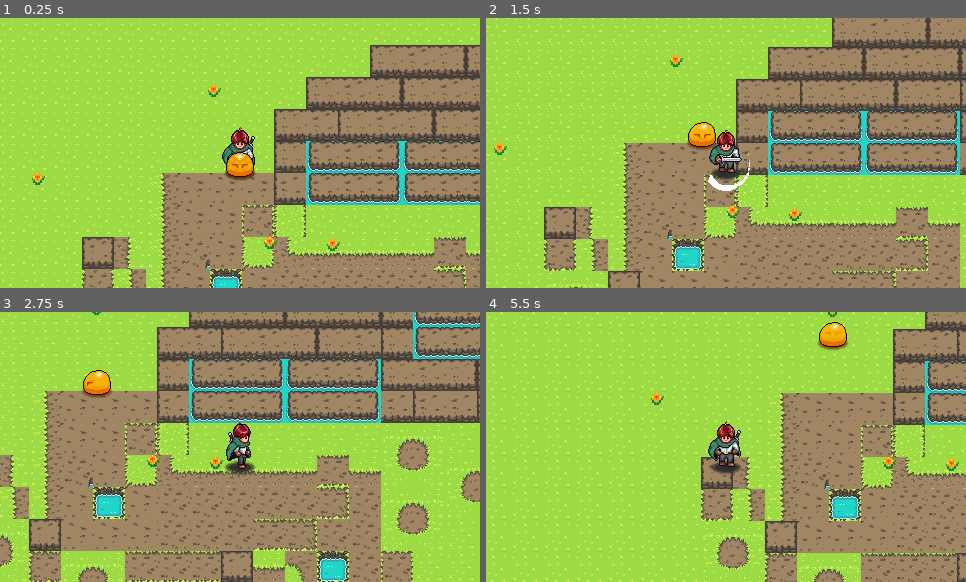
Above: before the commit, frames 1-4 (two rows, left to right).
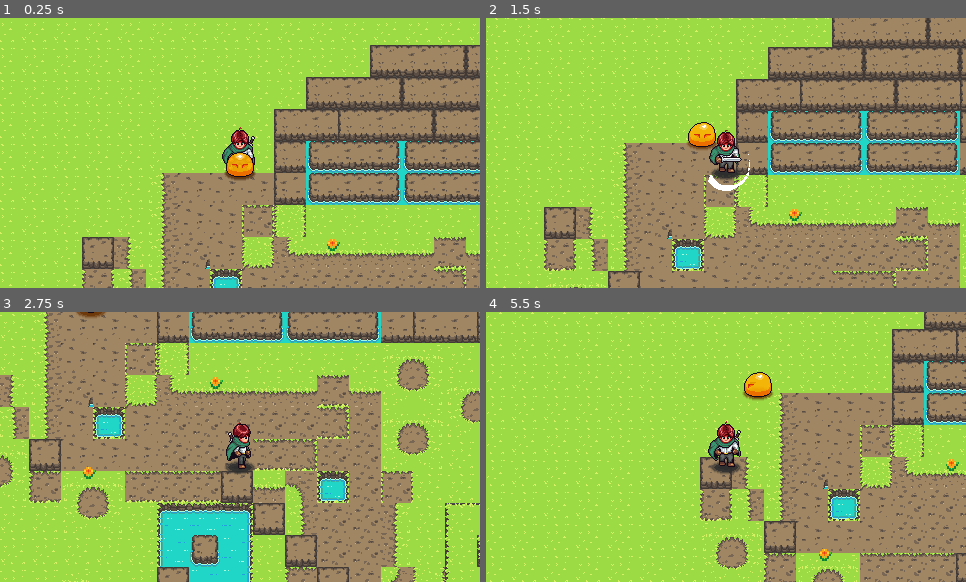
Above: after the commit, the same moments.

Repository: PDucMinh/Assignment_Game_Dev
Game: Godot game, scene res://playground.tscn
Same seed, same stepped clock (60 frames per second), same inputs: the game is played once before the commit and once after it.
Inputs:
- Up to frame 1 (0.25 s): no input
- Up to frame 2 (1.5 s): hold Right (right) 0.53-1.28 s; hold X (attack) 0.53-1.28 s; tap Enter at 1.25 s; hold Down (down) from 1.28 s (still down); tap X (attack) at 1.35 s
- Up to frame 3 (2.75 s): release Down (down) at 2.03 s; hold Right (right) from 2.03 s (still down); hold X (attack) from 2.03 s (still down)
- Up to frame 4 (5.5 s): release Right (right) at 2.78 s; release X (attack) at 2.78 s; hold Up (up) 2.78-3.53 s; tap X (attack) at 2.85, 4.35 s; hold X (attack) 3.53-4.28 s; hold Left (left) 3.53-5.03 s; hold Down (down) from 5.03 s (still down); hold X (attack) from 5.03 s (still down)

The runs differ from the first frame. In frame 1, 0.2% of the frame differs, in the area x 6-58%, y 24-86%; in frame 2, 0.2%; in frame 3, 67%, in the area x 0-100%, y 0-100%; in frame 4, 11%.

Commit message:
fix: PascalCase to snake_case

Diff:
--- a/00_Globals/GlobalLevelManager.gd
+++ b/00_Globals/GlobalLevelManager.gd
@@ -1,7 +1,7 @@
 extends Node
 
 var current_tilemap_bounds : Array[Vector2]
-signal TileMapBoundsChanged(bounds : Array[Vector2])
+signal tilemap_bounds_changed(bounds : Array[Vector2])
 # Called when the node enters the scene tree for the first time.
 func _ready():
 	pass # Replace with function body.
@@ -10,6 +10,6 @@
 func _process(_delta):
 	pass
 
-func ChangeTilemapBounds(bounds : Array[Vector2]) -> void:
+func change_tilemap_bounds(bounds : Array[Vector2]) -> void:
 	current_tilemap_bounds = bounds
-	TileMapBoundsChanged.emit(bounds)
+	tilemap_bounds_changed.emit(bounds)
--- a/Enemies/Scripts/States/enemy_state.gd
+++ b/Enemies/Scripts/States/enemy_state.gd
@@ -6,21 +6,21 @@
 func _ready():
 	pass # Replace with function body.
 
-func Init() -> void:
+func init() -> void:
 	pass
 
 ## What happens when the player enters this State?
-func Enter() -> void:
+func enter() -> void:
 	pass
 
 ## What happens when the player enters this State?
-func Exit() -> void:
+func exit() -> void:
 	pass
 
 ## What happens during the _process update in this State?
-func Process(_delta : float) -> EnemyState:
+func process(_delta : float) -> EnemyState:
 	return null
 
 ## What happens during the _physics_process update in this State?
-func Physics(_delta : float) -> EnemyState:
+func physics(_delta : float) -> EnemyState:
 	return null
--- a/Enemies/Scripts/States/enemy_state_destroy.gd
+++ b/Enemies/Scripts/States/enemy_state_destroy.gd
@@ -12,38 +12,38 @@
 func _ready():
 	pass # Replace with function body.
 
-func Init() -> void:
-	enemy.enemy_destroyed.connect(OnEnemyDestroyed)
+func init() -> void:
+	enemy.enemy_destroyed.connect(on_enemy_destroyed)
 	pass
 
 ## What happens when the player enters this State?
-func Enter() -> void:
+func enter() -> void:
 	enemy.invulnerable = true
 	#var rand = randi_range(0, 3)
 	_direction = enemy.global_position.direction_to(_damage_position)
-	enemy.SetDirection(_direction)
+	enemy.set_direction(_direction)
 	enemy.velocity = _direction * -knockback_speed
-	enemy.UpdateAnimation(animation_name)
-	enemy.animation_player.animation_finished.connect(OnAnimationFinished)
+	enemy.update_animation(animation_name)
+	enemy.animation_player.animation_finished.connect(on_animation_finished)
 	pass
 
 ## What happens when the player enters this State?
-func Exit() -> void:
+func exit() -> void:
 	pass
 
 ## What happens during the _process update in this State?
-func Process(_delta : float) -> EnemyState:
+func process(_delta : float) -> EnemyState:
 	enemy.velocity -= enemy.velocity * decelerate_speed * _delta
 	return null
 
 ## What happens during the _physics_process update in this State?
-func Physics(_delta : float) -> EnemyState:
+func physics(_delta : float) -> EnemyState:
 	return null
 
-func OnEnemyDestroyed(hurt_box : HurtBox) -> void:
+func on_enemy_destroyed(hurt_box : HurtBox) -> void:
 	_damage_position = hurt_box.global_position
-	state_machine.ChangeState(self)
+	state_machine.change_state(self)
 
-func OnAnimationFinished(_a : String) -> void:
+func on_animation_finished(_a : String) -> void:
 	#_animation_finished = true
 	enemy.queue_free()
--- a/Enemies/Scripts/States/enemy_state_idle.gd
+++ b/Enemies/Scripts/States/enemy_state_idle.gd
@@ -11,27 +11,27 @@
 func _ready():
 	pass # Replace with function body.
 
-func Init() -> void:
+func init() -> void:
 	pass
 
 ## What happens when the player enters this State?
-func Enter() -> void:
+func enter() -> void:
 	enemy.velocity = Vector2.ZERO
 	_timer = randf_range(state_duration_min, state_duration_max)
-	enemy.UpdateAnimation(animation_name)
+	enemy.update_animation(animation_name)
 	pass
 
 ## What happens when the player enters this State?
-func Exit() -> void:
+func exit() -> void:
 	pass
 
 ## What happens during the _process update in this State?
-func Process(_delta : float) -> EnemyState:
+func process(_delta : float) -> EnemyState:
 	_timer -= _delta
 	if (_timer <= 0):
 		return next_state
 	return null
 
 ## What happens during the _physics_process update in this State?
-func Physics(_delta : float) -> EnemyState:
+func physics(_delta : float) -> EnemyState:
 	return null
--- a/Enemies/Scripts/States/enemy_state_stun.gd
+++ b/Enemies/Scripts/States/enemy_state_stun.gd
@@ -14,42 +14,42 @@
 func _ready():
 	pass # Replace with function body.
 
-func Init() -> void:
-	enemy.enemy_damaged.connect(OnEnemyDamaged)
+func init() -> void:
+	enemy.enemy_damaged.connect(on_enemy_damaged)
 	pass
 
 ## What happens when the player enters this State?
-func Enter() -> void:
+func enter() -> void:
 	enemy.invulnerable = true
 	_animation_finished = false
 	#var rand = randi_range(0, 3)
 	_direction = enemy.global_position.direction_to(_damage_position)
-	enemy.SetDirection(_direction)
+	enemy.set_direction(_direction)
 	enemy.velocity = _direction * -knockback_speed
-	enemy.UpdateAnimation(animation_name)
-	enemy.animation_player.animation_finished.connect(OnAnimationFinished)
+	enemy.update_animation(animation_name)
+	enemy.animation_player.animation_finished.connect(on_animation_finished)
 	pass
 
 ## What happens when the player enters this State?
-func Exit() -> void:
+func exit() -> void:
 	enemy.invulnerable = false
-	enemy.animation_player.animation_finished.disconnect(OnAnimationFinished)
+	enemy.animation_player.animation_finished.disconnect(on_animation_finished)
 	pass
 
 ## What happens during the _process update in this State?
-func Process(_delta : float) -> EnemyState:
+func process(_delta : float) -> EnemyState:
 	if _animation_finished == true:
 		return next_state
 	enemy.velocity -= enemy.velocity * decelerate_speed * _delta
 	return null
 
 ## What happens during the _physics_process update in this State?
-func Physics(_delta : float) -> EnemyState:
+func physics(_delta : float) -> EnemyState:
 	return null
 
-func OnEnemyDamaged(hurt_box: HurtBox) -> void:
+func on_enemy_damaged(hurt_box: HurtBox) -> void:
 	_damage_position = hurt_box.global_position
-	state_machine.ChangeState(self)
+	state_machine.change_state(self)
 
-func OnAnimationFinished(_a : String) -> void:
+func on_animation_finished(_a : String) -> void:
 	_animation_finished = true
--- a/Enemies/Scripts/States/enemy_state_wander.gd
+++ b/Enemies/Scripts/States/enemy_state_wander.gd
@@ -15,30 +15,30 @@
 func _ready():
 	pass # Replace with function body.
 
-func Init() -> void:
+func init() -> void:
 	pass
 
 ## What happens when the player enters this State?
-func Enter() -> void:
+func enter() -> void:
 	_timer = randi_range(state_cycles_min, state_cycles_max) * state_animation_duration
 	var rand = randi_range(0, 3)
 	_direction = enemy.DIR_4[rand]
 	enemy.velocity = _direction * wander_speed
-	enemy.SetDirection(_direction)
-	enemy.UpdateAnimation(animation_name)
+	enemy.set_direction(_direction)
+	enemy.update_animation(animation_name)
 	pass
 
 ## What happens when the player enters this State?
-func Exit() -> void:
+func exit() -> void:
 	pass
 
 ## What happens during the _process update in this State?
-func Process(_delta : float) -> EnemyState:
+func process(_delta : float) -> EnemyState:
 	_timer -= _delta
 	if _timer < 0:
 		return next_state
 	return null
 
 ## What happens during the _physics_process update in this State?
-func Physics(_delta : float) -> EnemyState:
+func physics(_delta : float) -> EnemyState:
 	return null
--- a/Enemies/Scripts/enemy.gd
+++ b/Enemies/Scripts/enemy.gd
@@ -19,9 +19,9 @@
 
 # Called when the node enters the scene tree for the first time.
 func _ready():
-	state_machine.Initialize(self)
+	state_machine.initialize(self)
 	player = PlayerManager.player
-	hit_box.Damaged.connect(take_damage)
+	hit_box.damaged.connect(take_damage)
 	pass # Replace with function body.
 
 # Called every frame. 'delta' is the elapsed time since the previous frame.
@@ -31,7 +31,7 @@
 func _physics_process(_delta):
 	move_and_slide()
 
-func SetDirection(_new_direction : Vector2) -> bool:
+func set_direction(_new_direction : Vector2) -> bool:
 	if (_new_direction == Vector2.ZERO):
 		return false
 	direction = _new_direction
@@ -44,11 +44,11 @@
 	sprite.scale.x = -1 if cardinal_direction == Vector2.LEFT else 1
 	return true
 
-func UpdateAnimation(state : String) -> void:
-	animation_player.play( state + "_" + AnimationDirection() )
+func update_animation(state : String) -> void:
+	animation_player.play( state + "_" + animation_direction() )
 	pass
 
-func AnimationDirection() -> String:
+func animation_direction() -> String:
 	if cardinal_direction == Vector2.DOWN:
 		return "down"
 	elif cardinal_direction == Vector2.UP:
--- a/Enemies/Scripts/enemy_state_machine.gd
+++ b/Enemies/Scripts/enemy_state_machine.gd
@@ -11,14 +11,14 @@
 
 # Called every frame. 'delta' is the elapsed time since the previous frame.
 func _process(delta):
-	ChangeState(current_state.Process( delta ))
+	change_state(current_state.process( delta ))
 	pass
 
 func _physics_process(delta):
-	ChangeState(current_state.Physics( delta ))
+	change_state(current_state.physics( delta ))
 	pass
 
-func Initialize( _enemy : Enemy) -> void:
+func initialize( _enemy : Enemy) -> void:
 	states = []
 	for c in get_children():
 		if c is EnemyState:
@@ -27,18 +27,18 @@
 	for s in states:
 		s.enemy = _enemy
 		s.state_machine = self
-		s.Init()
+		s.init()
 
 	if states.size() > 0:
-		ChangeState(states[0])
+		change_state(states[0])
 		process_mode = Node.PROCESS_MODE_INHERIT
 	pass
 
-func ChangeState(new_state : EnemyState) -> void:
+func change_state(new_state : EnemyState) -> void:
 	if (new_state == null || new_state == current_state):
 		return
 	if current_state:
-		current_state.Exit()
+		current_state.exit()
 	previous_state = current_state
 	current_state = new_state
-	current_state.Enter()
+	current_state.enter()
--- a/Enemies/Slime/slime.tscn
+++ b/Enemies/Slime/slime.tscn
@@ -3,9 +3,9 @@
 [ext_resource type="Script" path="res://Enemies/Scripts/enemy.gd" id="1_b2j16"]
 [ext_resource type="Texture2D" uid="uid://5x83hu1py3v8" path="res://Player/Sprites/Shadow.png" id="1_v0prw"]
 [ext_resource type="Texture2D" uid="uid://pkuttm2iwx8x" path="res://Enemies/Slime/Slime.png" id="2_jahhr"]
-[ext_resource type="AudioStream" uid="uid://c1ood3mx2haic" path="res://Enemies/Slime/hit_01.wav" id="4_4t2s5"]
+[ext_resource type="AudioStream" uid="uid://c1ood3mx2haic" path="res://Enemies/Slime/Audio/hit_01.wav" id="4_4t2s5"]
 [ext_resource type="Script" path="res://Enemies/Scripts/enemy_state_machine.gd" id="4_ogxmw"]
-[ext_resource type="AudioStream" uid="uid://be6s1rtb5qk5d" path="res://Enemies/Slime/hit_00.wav" id="5_6af6g"]
+[ext_resource type="AudioStream" uid="uid://be6s1rtb5qk5d" path="res://Enemies/Slime/Audio/hit_00.wav" id="5_6af6g"]
 [ext_resource type="Script" path="res://Enemies/Scripts/States/enemy_state_idle.gd" id="5_hp1k3"]
 [ext_resource type="Script" path="res://Enemies/Scripts/States/enemy_state_wander.gd" id="6_lnxv6"]
 [ext_resource type="Script" path="res://Enemies/Scripts/States/enemy_state_stun.gd" id="9_83ado"]
--- a/GeneralNodes/HitBox/hit_box.gd
+++ b/GeneralNodes/HitBox/hit_box.gd
@@ -1,6 +1,6 @@
 class_name HitBox extends Area2D
 
-signal Damaged(hurt_box : HurtBox)
+signal damaged(hurt_box : HurtBox)
 # Called when the node enters the scene tree for the first time.
 func _ready():
 	pass # Replace with function body.
@@ -11,4 +11,4 @@
 	pass
 
 func take_damage( hurt_box : HurtBox) -> void:
-	Damaged.emit(hurt_box)
+	damaged.emit(hurt_box)
--- a/Player/Scripts/player.gd
+++ b/Player/Scripts/player.gd
@@ -13,7 +13,7 @@
 # Called when the node enters the scene tree for the first time.
 func _ready():
 	PlayerManager.player = self
-	state_machine.Initialize(self)
+	state_machine.initialize(self)
 	pass # Replace with function body.
 
 # Called every frame. 'delta' is the elapsed time since the previous frame.
@@ -30,7 +30,7 @@
 func _physics_process(_delta):
 	move_and_slide()
 
-func SetDirection() -> bool:
+func set_direction() -> bool:
 	if (direction == Vector2.ZERO):
 		return false
 
@@ -44,11 +44,11 @@
 	sprite.scale.x = -1 if cardinal_direction == Vector2.LEFT else 1
 	return true
 
-func UpdateAnimation(state : String) -> void:
-	animation_player.play( state + "_" + AnimationDirection() )
+func update_animation(state : String) -> void:
+	animation_player.play( state + "_" + animation_direction() )
 	pass
 
-func AnimationDirection() -> String:
+func animation_direction() -> String:
 	if cardinal_direction == Vector2.DOWN:
 		return "down"
 	elif cardinal_direction == Vector2.UP:
--- a/Player/Scripts/player_camera.gd
+++ b/Player/Scripts/player_camera.gd
@@ -3,8 +3,8 @@
 
 # Called when the node enters the scene tree for the first time.
 func _ready():
-	LevelManager.TileMapBoundsChanged.connect(UpdateLimits)
-	UpdateLimits(LevelManager.current_tilemap_bounds)
+	LevelManager.tilemap_bounds_changed.connect(update_limits)
+	update_limits(LevelManager.current_tilemap_bounds)
 	pass # Replace with function body.
 
 
@@ -12,7 +12,7 @@
 func _process(_delta):
 	pass
 
-func UpdateLimits(bounds : Array[Vector2]) -> void:
+func update_limits(bounds : Array[Vector2]) -> void:
 	if bounds == []:
 		return
 	limit_left = int(bounds[0].x)
--- a/Player/Scripts/player_interactions_host.gd
+++ b/Player/Scripts/player_interactions_host.gd
@@ -3,14 +3,14 @@
 
 # Called when the node enters the scene tree for the first time.
 func _ready():
-	player.DirectionChanged.connect(UpdateDirection)
+	player.DirectionChanged.connect(update_direction)
 	pass # Replace with function body.
 
 # Called every frame. 'delta' is the elapsed time since the previous frame.
 func _process(_delta):
 	pass
 
-func UpdateDirection(new_direction : Vector2) -> void:
+func update_direction(new_direction : Vector2) -> void:
 	match new_direction:
 		Vector2.DOWN:
 			rotation_degrees = 0
--- a/Player/Scripts/player_state_machine.gd
+++ b/Player/Scripts/player_state_machine.gd
@@ -11,18 +11,18 @@
 
 # Called every frame. 'delta' is the elapsed time since the previous frame.
 func _process(delta):
-	ChangeState(current_state.Process( delta ))
+	change_state(current_state.process( delta ))
 	pass
 
 func _physics_process(delta):
-	ChangeState(current_state.Physics( delta ))
+	change_state(current_state.physics( delta ))
 	pass
 
 func _unhandled_input(event):
-	ChangeState(current_state.HandleInput( event ))
+	change_state(current_state.handle_input( event ))
 	pass
 
-func Initialize( _player : Player) -> void:
+func initialize( _player : Player) -> void:
 	states = []
 	for c in get_children():
 		if c is State:
@@ -30,14 +30,14 @@
 
 	if states.size() > 0:
 		states[0].player = _player
-		ChangeState(states[0])
+		change_state(states[0])
 		process_mode = Node.PROCESS_MODE_INHERIT
 
-func ChangeState(new_state : State) -> void:
+func change_state(new_state : State) -> void:
 	if (new_state == null || new_state == current_state):
 		return
 	if current_state:
-		current_state.Exit()
+		current_state.exit()
 	previous_state = current_state
 	current_state = new_state
-	current_state.Enter()
+	current_state.enter()
--- a/Player/Scripts/state.gd
+++ b/Player/Scripts/state.gd
@@ -7,21 +7,21 @@
 	pass # Replace with function body.
 
 ## What happens when the player enters this State?
-func Enter() -> void:
+func enter() -> void:
 	pass
 
 ## What happens when the player enters this State?
-func Exit() -> void:
+func exit() -> void:
 	pass
 
 ## What happens during the _process update in this State?
-func Process(_delta : float) -> State:
+func process(_delta : float) -> State:
 	return null
 
 ## What happens during the _physics_process update in this State?
-func Physics(_delta : float) -> State:
+func physics(_delta : float) -> State:
 	return null
 
 ## What happens with input events in this State?
-func HandleInput(_event: InputEvent) -> State:
+func handle_input(_event: InputEvent) -> State:
 	return null
--- a/Player/Scripts/state_attack.gd
+++ b/Player/Scripts/state_attack.gd
@@ -16,10 +16,10 @@
 	pass # Replace with function body.
 
 ## What happens when the player enters this State?
-func Enter() -> void:
-	player.UpdateAnimation("attack")
-	attack_animation_player.play("attack_" + player.AnimationDirection())
-	animation_player.animation_finished.connect(EndAttack)
+func enter() -> void:
+	player.update_animation("attack")
+	attack_animation_player.play("attack_" + player.animation_direction())
+	animation_player.animation_finished.connect(end_attack)
 	attacking = true
 
 	audio_stream_player.stream = attack_sound
@@ -31,15 +31,15 @@
 	pass
 
 ## What happens when the player enters this State?
-func Exit() -> void:
-	animation_player.animation_finished.disconnect(EndAttack)
+func exit() -> void:
+	animation_player.animation_finished.disconnect(end_attack)
 
 	attacking = false
 	hurt_box.monitoring = false
 	pass
 
 ## What happens during the _process update in this State?
-func Process(_delta : float) -> State:
+func process(_delta : float) -> State:
 	player.velocity -= player.velocity * decelerate_speed * _delta
 	if attacking == false:
 		if player.direction == Vector2.ZERO:
@@ -49,12 +49,12 @@
 	return null
 
 ## What happens during the _physics_process update in this State?
-func Physics(_delta : float) -> State:
+func physics(_delta : float) -> State:
 	return null
 
 ## What happens with input events in this State?
-func HandleInput(_event: InputEvent) -> State:
+func handle_input(_event: InputEvent) -> State:
 	return null
 
-func EndAttack(_newAnimationName: String) -> void:
+func end_attack(_newAnimationName: String) -> void:
 	attacking = false
--- a/Player/Scripts/state_idle.gd
+++ b/Player/Scripts/state_idle.gd
@@ -9,27 +9,27 @@
 	pass # Replace with function body.
 
 ## What happens when the player enters this State?
-func Enter() -> void:
-	player.UpdateAnimation("idle")
+func enter() -> void:
+	player.update_animation("idle")
 	pass
 
 ## What happens when the player enters this State?
-func Exit() -> void:
+func exit() -> void:
 	pass
 
 ## What happens during the _process update in this State?
-func Process(_delta : float) -> State:
+func process(_delta : float) -> State:
 	if player.direction != Vector2.ZERO:
 		return walk
 	player.velocity = Vector2.ZERO
 	return null
 
 ## What happens during the _physics_process update in this State?
-func Physics(_delta : float) -> State:
+func physics(_delta : float) -> State:
 	return null
 
 ## What happens with input events in this State?
-func HandleInput(_event: InputEvent) -> State:
+func handle_input(_event: InputEvent) -> State:
 	if _event.is_action_pressed("attack"):
 		return attack
 	return null
--- a/Player/Scripts/state_walk.gd
+++ b/Player/Scripts/state_walk.gd
@@ -8,29 +8,29 @@
 	pass # Replace with function body.
 
 ## What happens when the player enters this State?
-func Enter() -> void:
-	player.UpdateAnimation("walk")
+func enter() -> void:
+	player.update_animation("walk")
 	pass
 
 ## What happens when the player enters this State?
-func Exit() -> void:
+func exit() -> void:
 	pass
 
 ## What happens during the _process update in this State?
-func Process(_delta : float) -> State:
+func process(_delta : float) -> State:
 	if player.direction == Vector2.ZERO:
 		return idle
 	player.velocity = player.direction * move_speed
-	if player.SetDirection():
-		player.UpdateAnimation("walk")
+	if player.set_direction():
+		player.update_animation("walk")
 	return null
 
 ## What happens during the _physics_process update in this State?
-func Physics(_delta : float) -> State:
+func physics(_delta : float) -> State:
 	return null
 
 ## What happens with input events in this State?
-func HandleInput(_event: InputEvent) -> State:
+func handle_input(_event: InputEvent) -> State:
 	if _event.is_action_pressed("attack"):
 		return attack
 	return null
--- a/Props/Plants/plant.gd
+++ b/Props/Plants/plant.gd
@@ -6,8 +6,8 @@
 
 # Called when the node enters the scene tree for the first time.
 func _ready():
-	$HitBox.Damaged.connect(take_damage)
-	RandomizePlantsPosition(30)
+	$HitBox.damaged.connect(take_damage)
+	randomize_plants_position(2)
 	pass # Replace with function body.
 
 # Called every frame. 'delta' is the elapsed time since the previous frame.
@@ -15,7 +15,7 @@
 	pass
 
 # optimize?
-func RandomizePlantsPosition(number_plants : int) -> void:
+func randomize_plants_position(number_plants : int) -> void:
 	var limit_left = int(bounds[0].x)
 	var limit_top = int(bounds[0].y)
 	var limit_right = int(bounds[1].x)
--- a/TileMaps/Scripts/level_tile_map.gd
+++ b/TileMaps/Scripts/level_tile_map.gd
@@ -3,7 +3,7 @@
 @onready var only_once = true
 # Called when the node enters the scene tree for the first time.
 func _ready():
-	LevelManager.ChangeTilemapBounds(GetTilemapBounds())
+	LevelManager.change_tilemap_bounds(get_tilemap_bounds())
 
 	pass # Replace with function body.
 
@@ -15,7 +15,7 @@
 		only_once = false
 	pass
 
-func GetTilemapBounds() -> Array[Vector2]:
+func get_tilemap_bounds() -> Array[Vector2]:
 	var bounds : Array[Vector2] = []
 	bounds.append(
 		Vector2(get_used_rect().position * rendering_quadrant_size)
Not shown, changed: Enemies/Slime/Audio/hit_00.wav.import
Not shown, changed: Enemies/Slime/Audio/hit_01.wav.import
Not shown, added: Enemies/Slime/Audio/hit_00.wav
Not shown, added: Enemies/Slime/Audio/hit_01.wav
